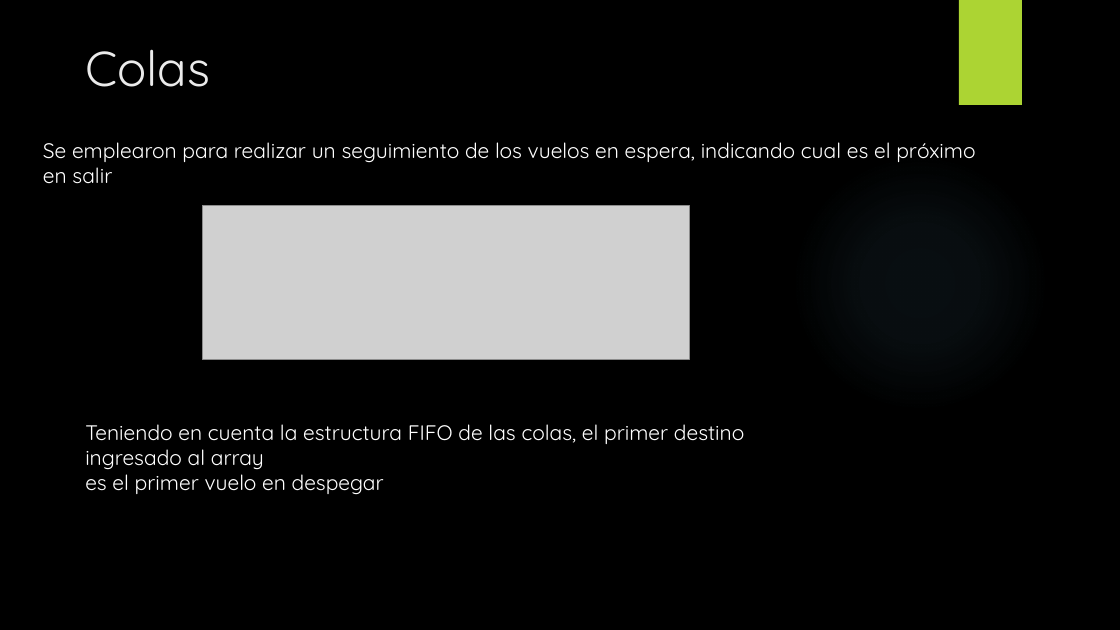
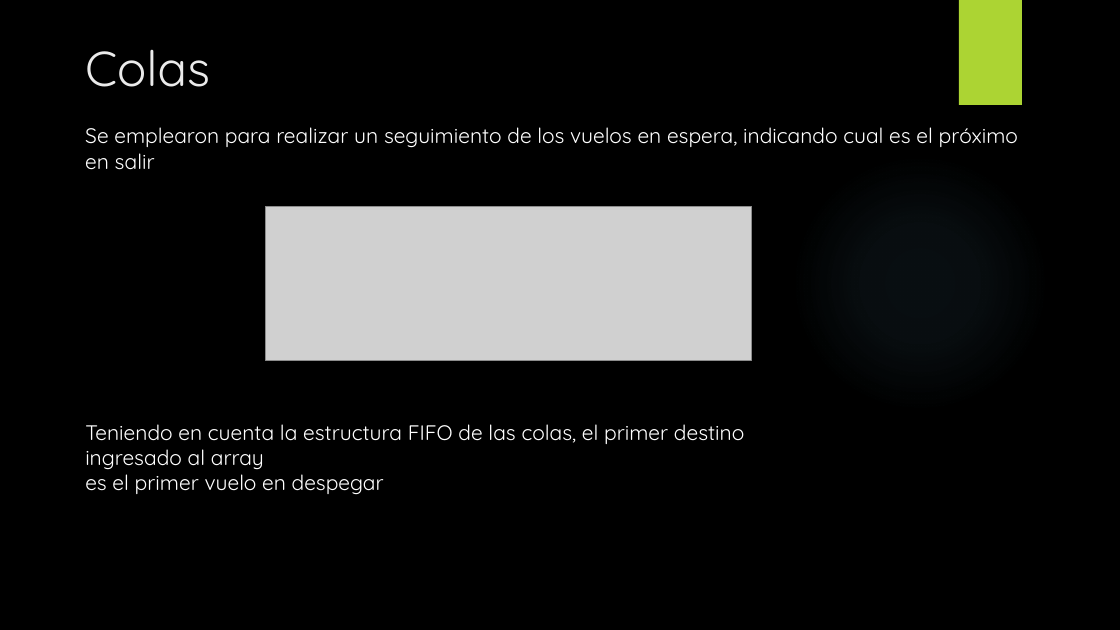
Before and after one commit to Arnold-R-T/Tercer-Corte, a slide deck: slide 4 of Taller Final/Taller Final Aeropuerto, Arnold Edward.pptx. Drawn at 1120x630 pixels with LibreOffice and Linux fonts; fonts in the diff are those of the drawing; grey boxes stand for pictures; background and template pictures are left out. Boxes give left, top, right and bottom in pixels: in the first picture for what was removed or moved away, otherwise in the second. Text is boxed around its words. In the diff, an @@ line names an element or a change of style, - is before the commit and + after.

```diff
--- a/Taller Final/Taller Final Aeropuerto, Arnold Edward.pptx
+++ b/Taller Final/Taller Final Aeropuerto, Arnold Edward.pptx
@@ text "Se emplearon para realizar un ...": place and size @@
-text "Se emplearon para realizar un ..." at [43,142,975,184]
+text "Se emplearon para realizar un ..." at [85,127,1018,170]
@@ picture: place and size @@
-picture at [202,206,689,360]
+picture at [266,207,752,360]
```
Also in this commit, not shown: 5 other slides changed, 2 slides added, 3 slides removed.
